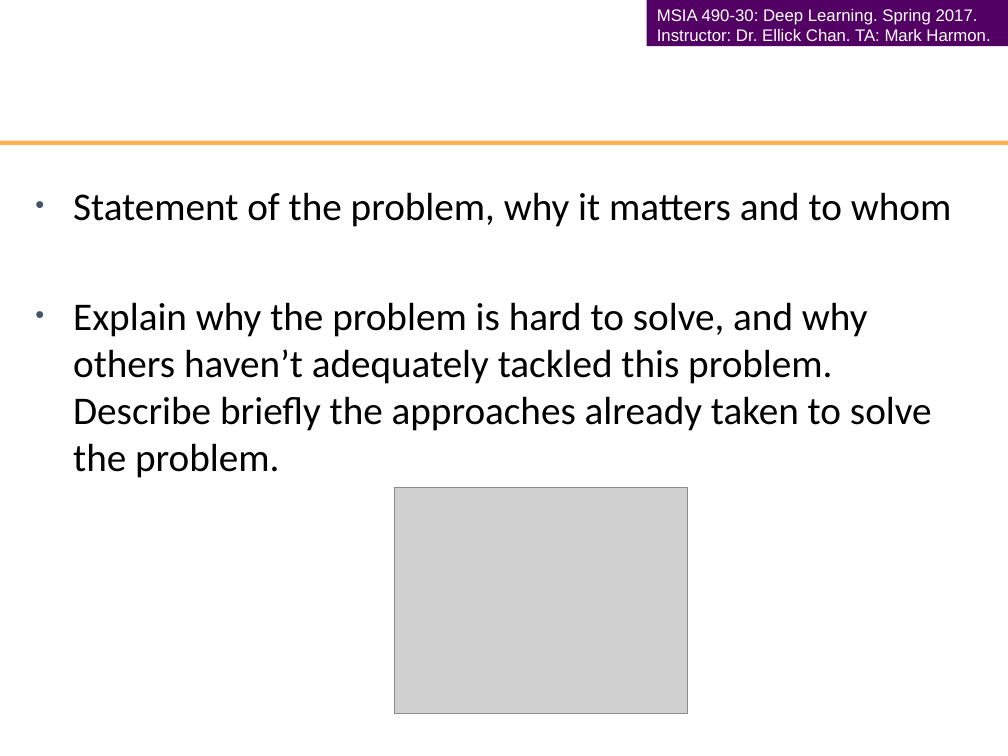
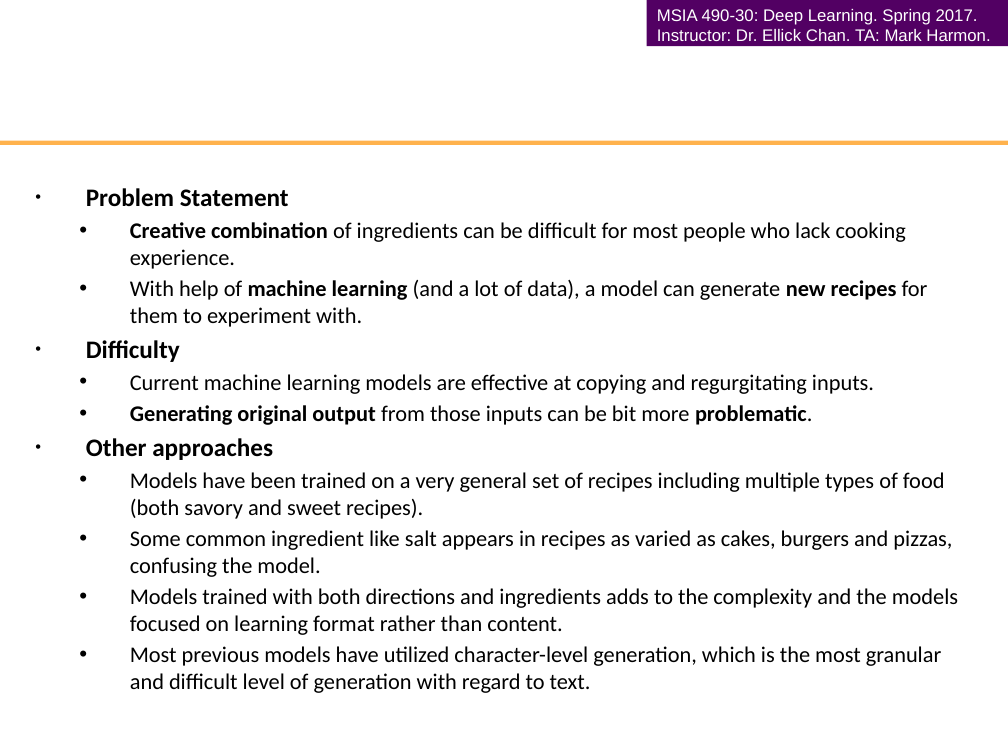
Before and after one commit to stephanieger/ConvectionalNN, a slide deck: slide 3 of Final Presentation Template.pptx. Drawn at 1008x756 pixels with LibreOffice and Linux fonts; fonts in the diff are those of the drawing; grey boxes stand for pictures; background and template pictures are left out. Boxes give left, top, right and bottom in pixels: in the first picture for what was removed or moved away, otherwise in the second. Text is boxed around its words. In the diff, an @@ line names an element or a change of style, - is before the commit and + after.

```diff
--- a/Final Presentation Template.pptx
+++ b/Final Presentation Template.pptx
@@ text at (86,222,958,693): text changed; size 28 to 16 pt @@
-• Statement of the problem, why it matters and to whom
-• Explain why the problem is hard to solve, and why others haven’t adequately tackled this problem. Describe briefly the approaches already taken to solve the problem.
+• Problem Statement
+  • Creative combination of ingredients can be difficult for most people who lack cooking experience.
+  • With help of machine learning (and a lot of data), a model can generate new recipes for them to experiment with.
+• Difficulty
+  • Current machine learning models are effective at copying and regurgitating inputs.
+  • Generating original output from those inputs can be bit more problematic.
+• Other approaches
+  • Models have been trained on a very general set of recipes including multiple types of food (both savory and sweet recipes).
+  • Some common ingredient like salt appears in recipes as varied as cakes, burgers and pizzas, confusing the model.
+  • Models trained with both directions and ingredients adds to the complexity and the models focused on learning format rather than content.
+  • Most previous models have utilized character-level generation, which is the most granular and difficult level of generation with regard to text.
@@ picture removed at (395,487,687,713) @@
```
Also in this commit, not shown: 2 other slides changed.
